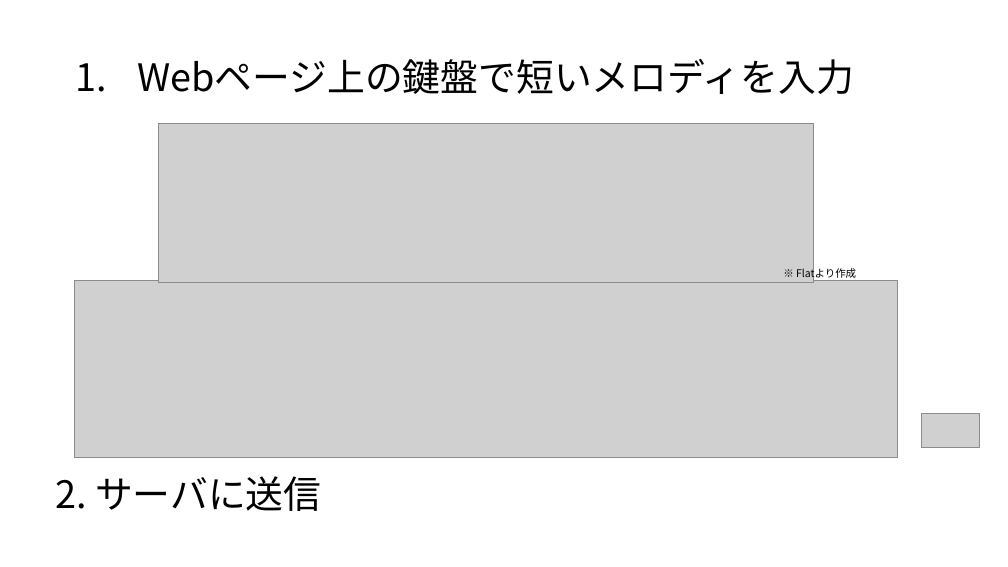
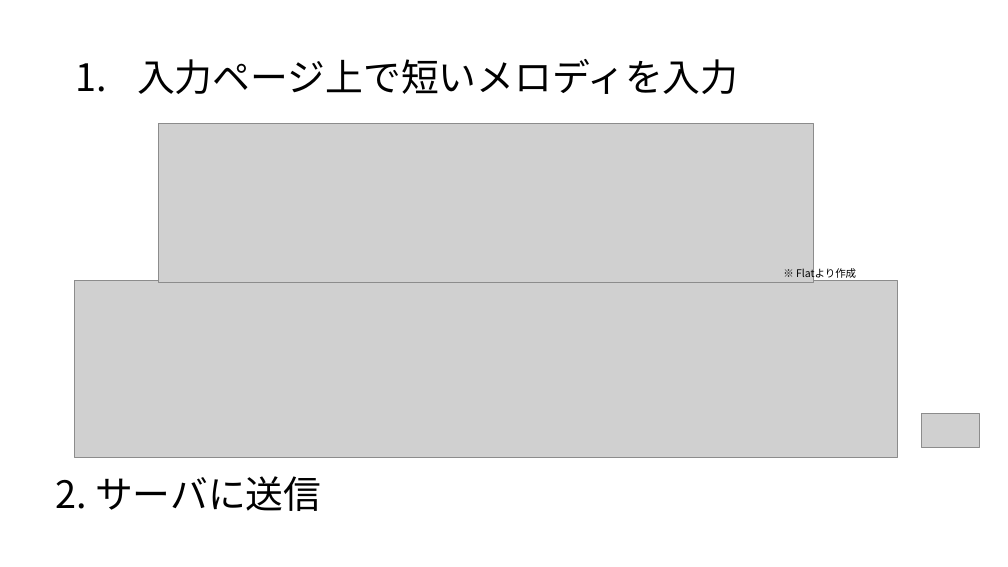
Before and after one commit to yoshitake266/bitComposer_prj, a slide deck: slide 5 of presentation/bit Composer.pptx. Drawn at 1008x567 pixels with LibreOffice and Linux fonts; fonts in the diff are those of the drawing; grey boxes stand for pictures. Boxes give left, top, right and bottom in pixels: in the first picture for what was removed or moved away, otherwise in the second. Text is boxed around its words. In the diff, an @@ line names an element or a change of style, - is before the commit and + after.

```diff
--- a/presentation/bit Composer.pptx
+++ b/presentation/bit Composer.pptx
@@ title at (137,59,738,94): text changed @@
-1. Webページ上の鍵盤で短いメロディを入力
+1. 入力ページ上で短いメロディを入力
```
Also in this commit, not shown: 6 other slides changed, 1 slide added.
